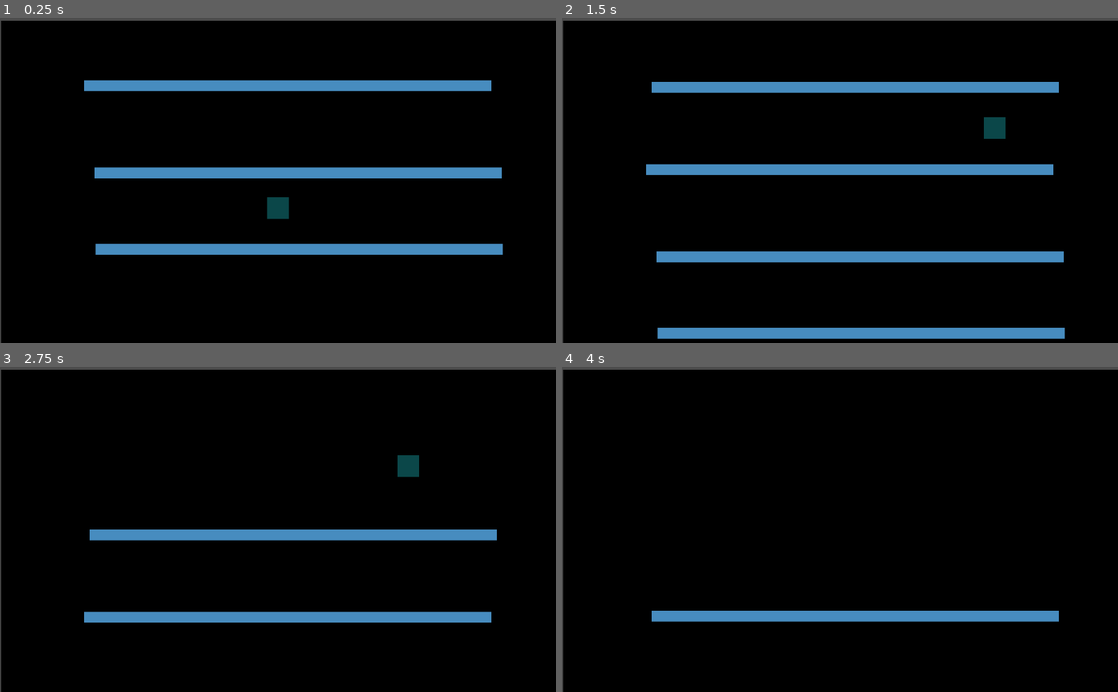
Above: before the commit, frames 1-4 (two rows, left to right).
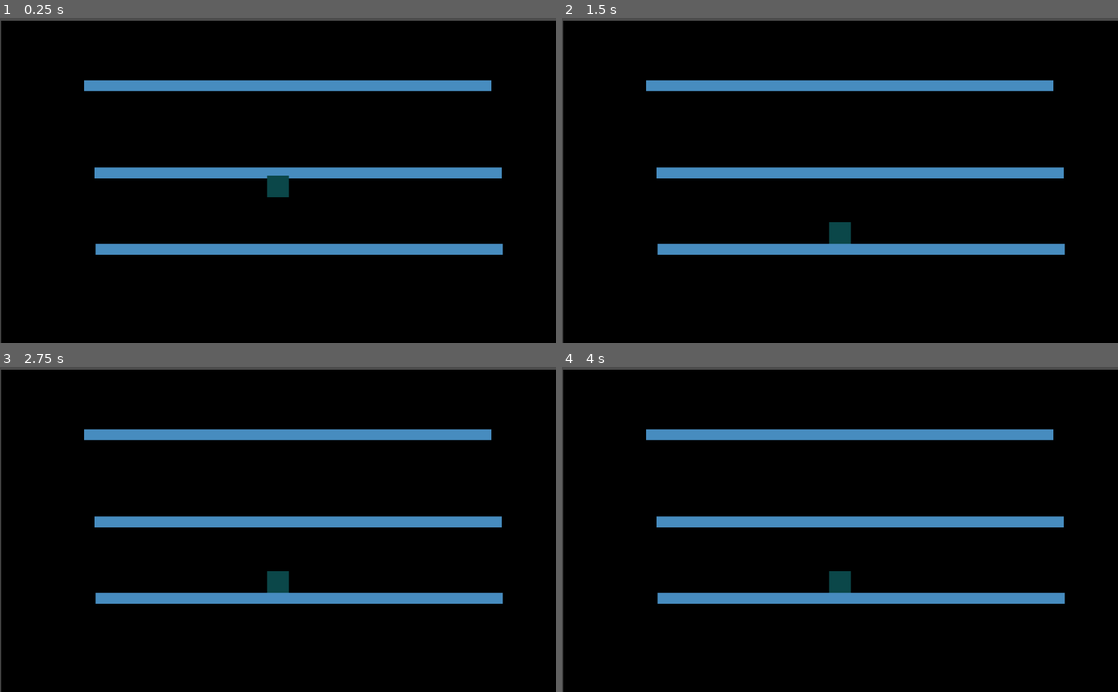
Above: after the commit, the same moments.

Repository: Kennys-Kardboard-Box/jump-game-godot
Game: Godot game, scene res://source_files/world/world_view.tscn
Same seed, same stepped clock (60 frames per second), same inputs: the game is played once before the commit and once after it. The project has no main scene, so this scene is started directly. The engine's default icon, where the game draws it, is replaced by a stand-in: a white triangle on a blue panel in a dark square.
Inputs:
- Up to frame 1 (0.25 s): no input
- Up to frame 2 (1.5 s): hold Right (ui_right) from 0.53 s (still down); tap Up (ui_up) at 0.6, 0.77, 1.07, 1.35 s
- Up to frame 3 (2.75 s): tap Up (ui_up) at 1.52, 1.82, 2.1 s; release Right (ui_right) at 2.03 s; hold Left (ui_left) from 2.03 s (still down)
- Up to frame 4 (4 s): release Left (ui_left) at 2.78 s; hold Right (ui_right) from 2.78 s (still down); tap Up (ui_up) at 2.85, 3.02, 3.32, 3.6, 3.77 s

The runs differ from the first frame. In frame 1, 0.5% of the frame differs, in the area x 48-52%, y 48-62%; in frame 2, 9.3%; in frame 3, 13%, in the area x 15-91%, y 19-79%; in frame 4, 10%.

Commit message:
Jumping
Changes to jumping

Diff:
--- a/jump_game/source_files/world/player/script/player.gd
+++ b/jump_game/source_files/world/player/script/player.gd
@@ -2,9 +2,12 @@
 
 
 export var speed = 30.0
-export var jump_impulse = 200.0
-export var gravity = 200.0
-export var max_fall_speed = 400.0
+export var max_jump_height = 96.0
+export var jump_duration = 3.0
+
+onready var gravity = max_jump_height/(2 * pow(jump_duration, 2))
+onready var initial_velocity = -sqrt(2 * max_jump_height * gravity)
+onready var raycast = $RayCast2D
 
 var velocity = Vector2()
 var on_floor = false
@@ -15,10 +18,13 @@
 
 
 func _physics_process(delta):
-	velocity.x = (Input.get_action_strength("ui_right") - Input.get_action_strength("ui_left")) * speed
-	if on_floor: # and Input.is_action_just_pressed("ui_up"):
-		velocity.y = -jump_impulse
-	velocity.y = min(velocity.y + (gravity * delta), max_fall_speed)
-	velocity = move_and_slide(velocity, Vector2.UP)
+	var weighted_velocity = Vector2()
+	velocity.y += gravity
+	if on_floor:
+		velocity.y = initial_velocity
+	weighted_velocity = velocity
+	weighted_velocity.x *= speed
+	weighted_velocity = move_and_slide(weighted_velocity)
 	on_floor = is_on_floor()
+	print(on_floor)
 	pass
--- a/jump_game/source_files/world/world_view.tscn
+++ b/jump_game/source_files/world/world_view.tscn
@@ -84,9 +84,6 @@
 "_edit_group_": true
 }
 speed = 300.0
-jump_impulse = 1500.0
-gravity = 4000.0
-max_fall_speed = 800.0
 
 [node name="RemoteTransform2D" type="RemoteTransform2D" parent="Player"]
 remote_path = NodePath("../../CameraFollow/Follower")
@@ -99,4 +96,9 @@
 
 [node name="CollisionShape2D" type="CollisionShape2D" parent="Player"]
 shape = SubResource( 2 )
+
+[node name="RayCast2D" type="RayCast2D" parent="Player"]
+position = Vector2( 0, 0.5 )
+scale = Vector2( 0.025, 0.025 )
+cast_to = Vector2( 0, 2 )
 [connection signal="body_entered" from="Camera2D/Deleter" to="Camera2D" method="_on_Deleter_body_entered"]
